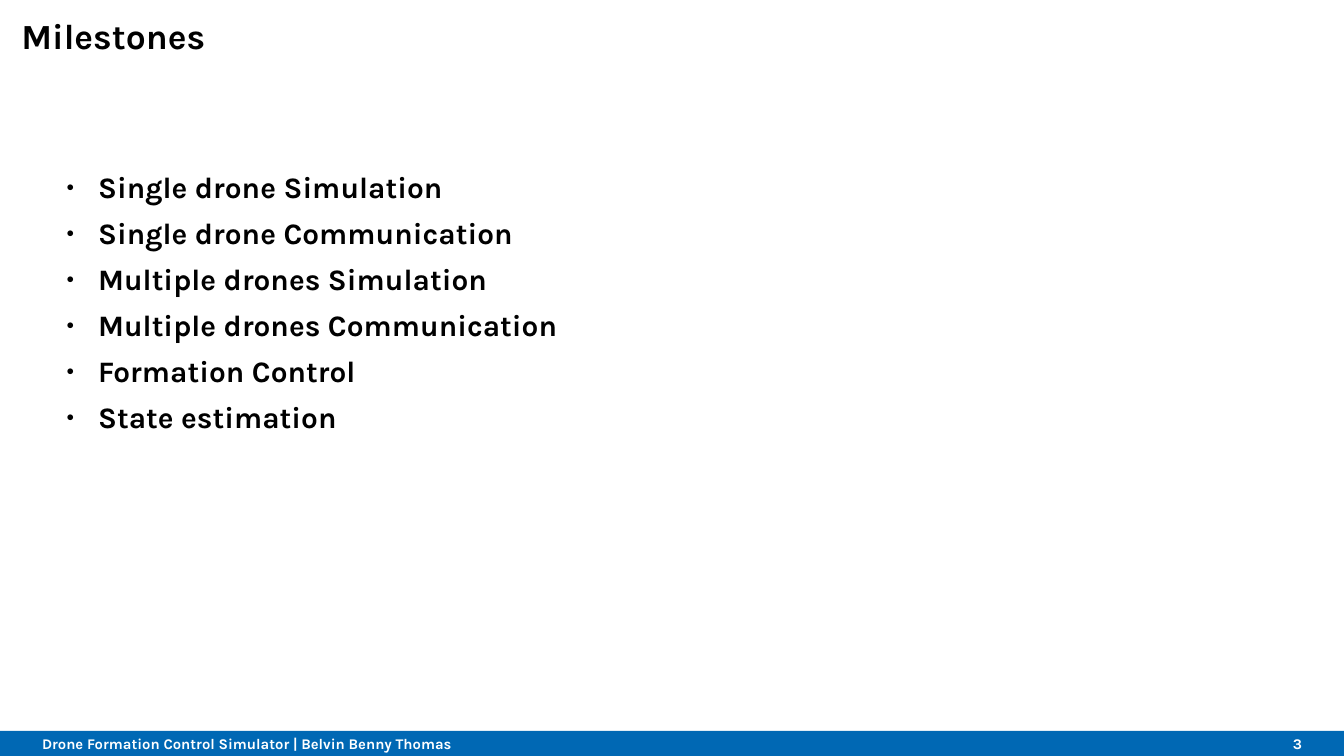
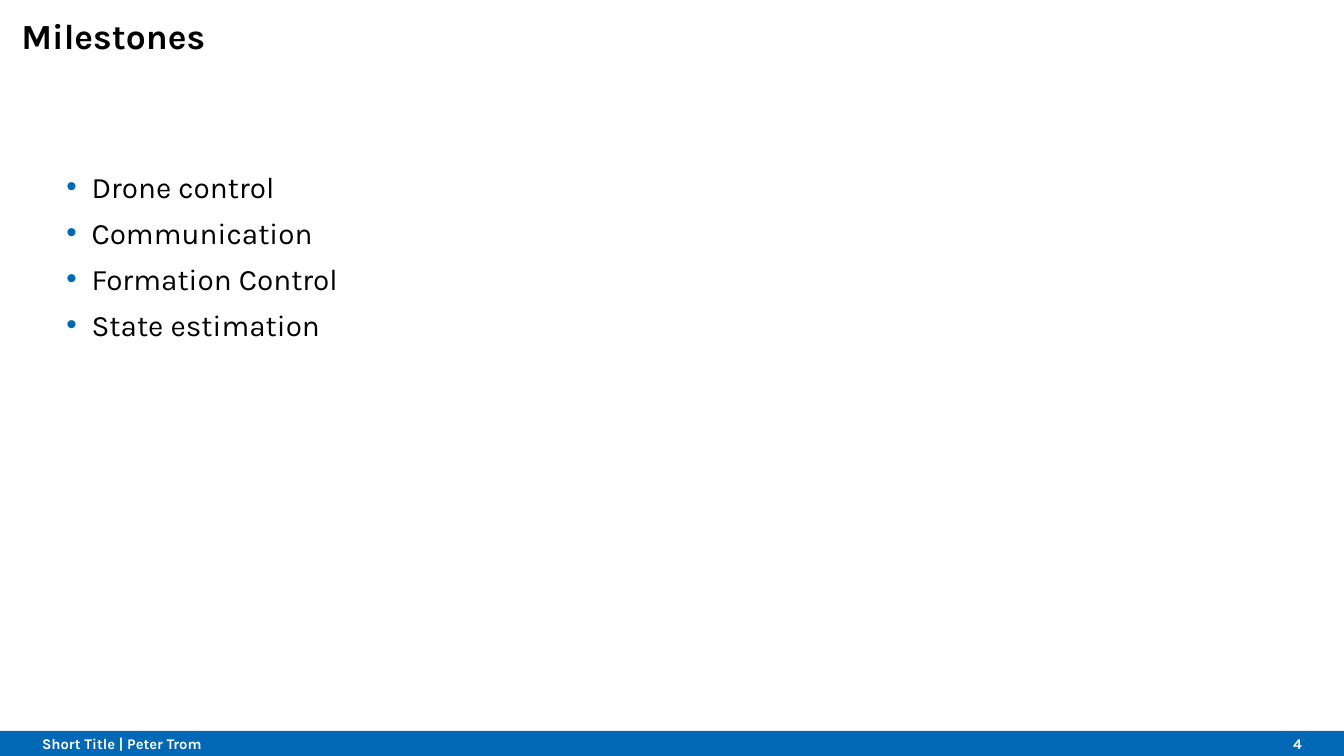
Before and after one commit to Belvin7/Drone_Project_personal-, a slide deck: slide 4 of AMS_Intermediate_Presentation.odp (slide 3 before the commit). Drawn at 1344x756 pixels with LibreOffice and Linux fonts; fonts in the diff are those of the drawing; background and template pictures are left out. Boxes give left, top, right and bottom in pixels: in the first picture for what was removed or moved away, otherwise in the second. Text is boxed around its words. In the diff, an @@ line names an element or a change of style, - is before the commit and + after.

```diff
--- a/AMS_Intermediate_Presentation.odp
+++ b/AMS_Intermediate_Presentation.odp
@@ text at [92,177,313,245]: text changed; bold off @@
-● Single drone Simulation
-● Single drone Communication
-● Multiple drones Simulation
-● Multiple drones Communication
+• Drone control
+• Communication
@@ text at [92,269,338,337]: bold off in "Formation Control", "State estimation"; bullet ● to •; bullet colour #000000 to #0068B4 @@
@@ text at [42,738,202,750]: text changed @@
-Drone Formation Control Simulator | Belvin Benny Thomas
+Short Title | Peter Trom
@@ page number at [1293,739,1302,749]: text changed @@
-3
+4
```
Also in this commit, not shown: 1 other slide changed, 4 slides added, 12 slides removed.
